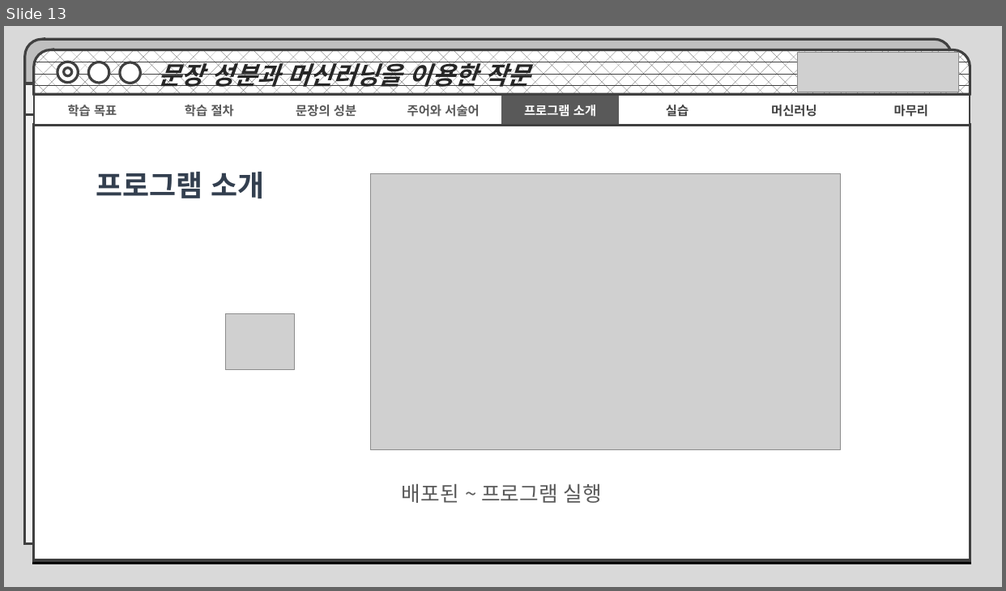
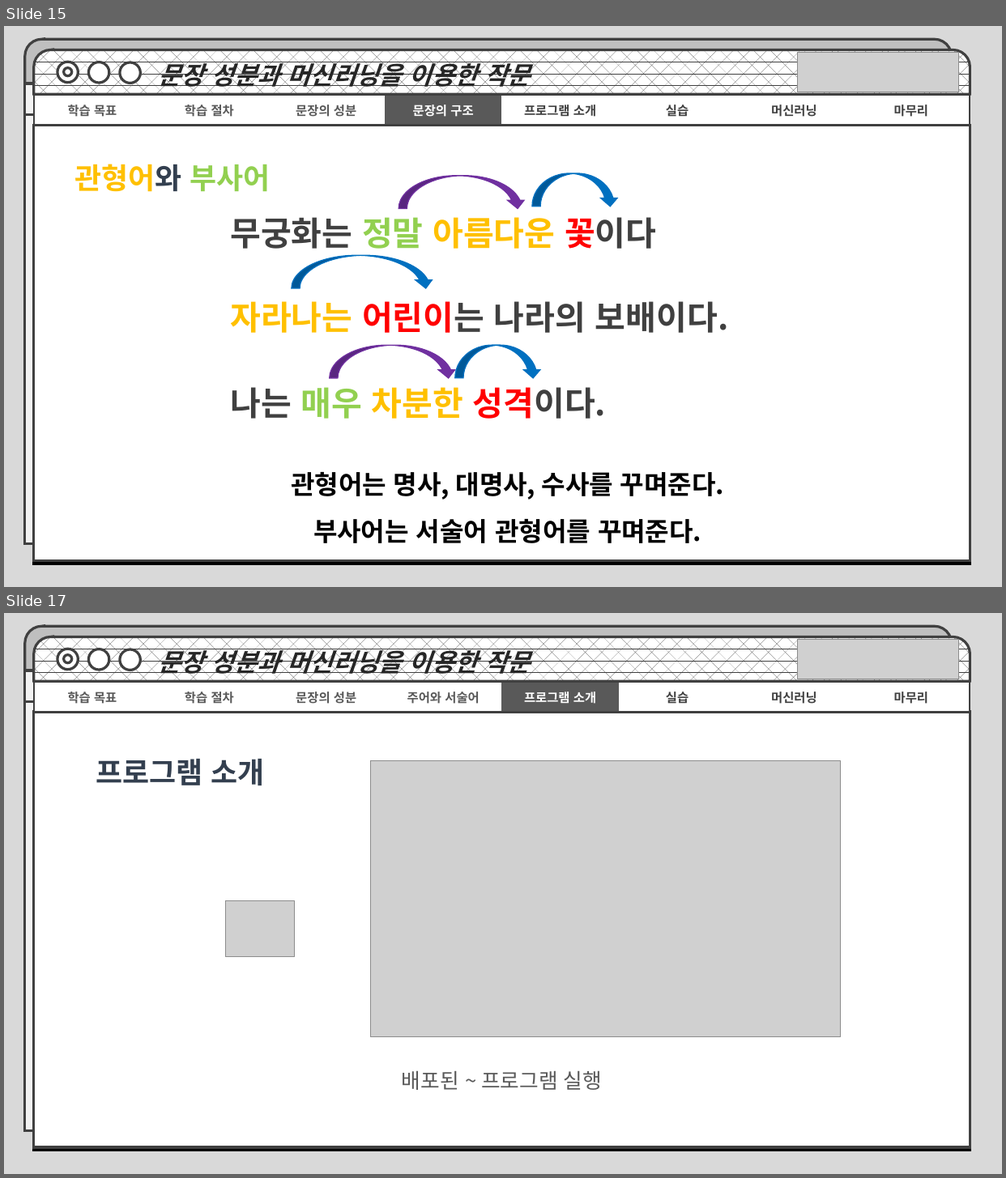
Before and after one commit to MachineLearningPython/E.Korean-Subject-and-Predicate, a slide deck: 문장의 성분과 머신러닝을 통한 작문.pptx. Shown one above the other, each under a label of ours: slide 13 before the commit, slides 15 and 17 after it; the slides between them are not shown. The pictures are 1006x591 and 1006x1178 pixels, drawn with LibreOffice and Linux fonts; fonts in the diff are those of the drawing; grey boxes stand for pictures. Boxes give left, top, right and bottom in pixels: in the first picture for what was removed or moved away, otherwise in the second. Text is boxed around its words. In the diff, an @@ line names an element or a change of style, - is before the commit and + after.

```diff
--- a/문장의 성분과 머신러닝을 통한 작문.pptx
+++ b/문장의 성분과 머신러닝을 통한 작문.pptx
@@ slide 15 added at (4, 26, 1002, 587), background #D9D9D9 @@
@@ round same rect added at (25, 40, 952, 84), fill #BFBFBF, outline #404040 2.5 pt @@
@@ round same rect added at (34, 50, 970, 94), fill pattern #404040 on #FFFFFF, outline #404040 2.5 pt, 24 pt, text #262626, bold, italic @@
+      문장 성분과 머신러닝을 이용한 작문
@@ ellipse added at (57, 62, 78, 83), fill #FFFFFF, outline #404040 2.5 pt @@
@@ ellipse added at (64, 68, 72, 76), fill #FFFFFF, outline #404040 2.5 pt @@
@@ ellipse added at (88, 62, 109, 83), fill #FFFFFF, outline #404040 2.5 pt @@
@@ ellipse added at (120, 62, 141, 84), fill #FFFFFF, outline #404040 2.5 pt @@
@@ picture added at (798, 52, 958, 91) @@
@@ rectangle added at (25, 84, 952, 115), fill #F2F2F2, outline #404040 2.5 pt @@
@@ table added at (34, 95, 968, 126), 1 rows, 8 columns @@
+학습 목표 | 학습 절차 | 문장의 성분 | 문장의 구조 | 프로그램 소개 | 실습 | 머신러닝 | 마무리
@@ rectangle added at (25, 115, 952, 544), fill #F2F2F2, outline #404040 2.5 pt @@
@@ rectangle added at (34, 125, 970, 561), fill #FFFFFF, outline #404040 2.5 pt @@
@@ text added at (75, 164, 270, 192), 28 pt, text #FFC000, bold @@
+관형어와 부사어
@@ curved down arrow added at (398, 176, 526, 209), fill #7030A0, outline #7030A0 1 pt @@
@@ curved down arrow added at (533, 173, 619, 207), fill #0070C0, outline #0070C0 1 pt @@
@@ text added at (230, 217, 656, 249), 32 pt, text pattern #808080 on #404040, bold @@
+무궁화는 정말 아름다운 꽃이다
@@ curved down arrow added at (292, 256, 434, 288), fill #0070C0, outline #0070C0 1 pt @@
@@ text added at (230, 301, 729, 333), 32 pt, text pattern #808080 on #404040, bold @@
+자라나는 어린이는 나라의 보배이다.
@@ curved down arrow added at (330, 346, 457, 378), fill #7030A0, outline #7030A0 1 pt @@
@@ curved down arrow added at (455, 346, 542, 378), fill #0070C0, outline #0070C0 1 pt @@
@@ text added at (230, 387, 607, 419), 32 pt, text pattern #808080 on #404040, bold @@
+나는 매우 차분한 성격이다.
@@ text added at (291, 472, 724, 544), 25 pt, text #000000, bold @@
+관형어는 명사, 대명사, 수사를 꾸며준다.
+부사어는 서술어 관형어를 꾸며준다.
@@ what was slide 13 is now slide 17 @@
```
Also in this commit, not shown: 18 slides changed, 3 other slides added, 1 other file.
